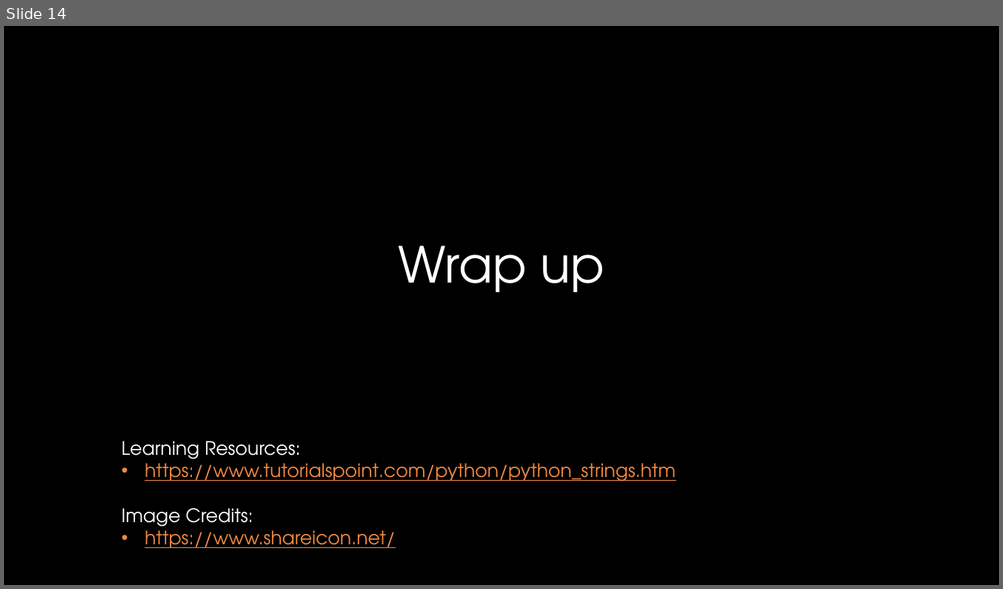
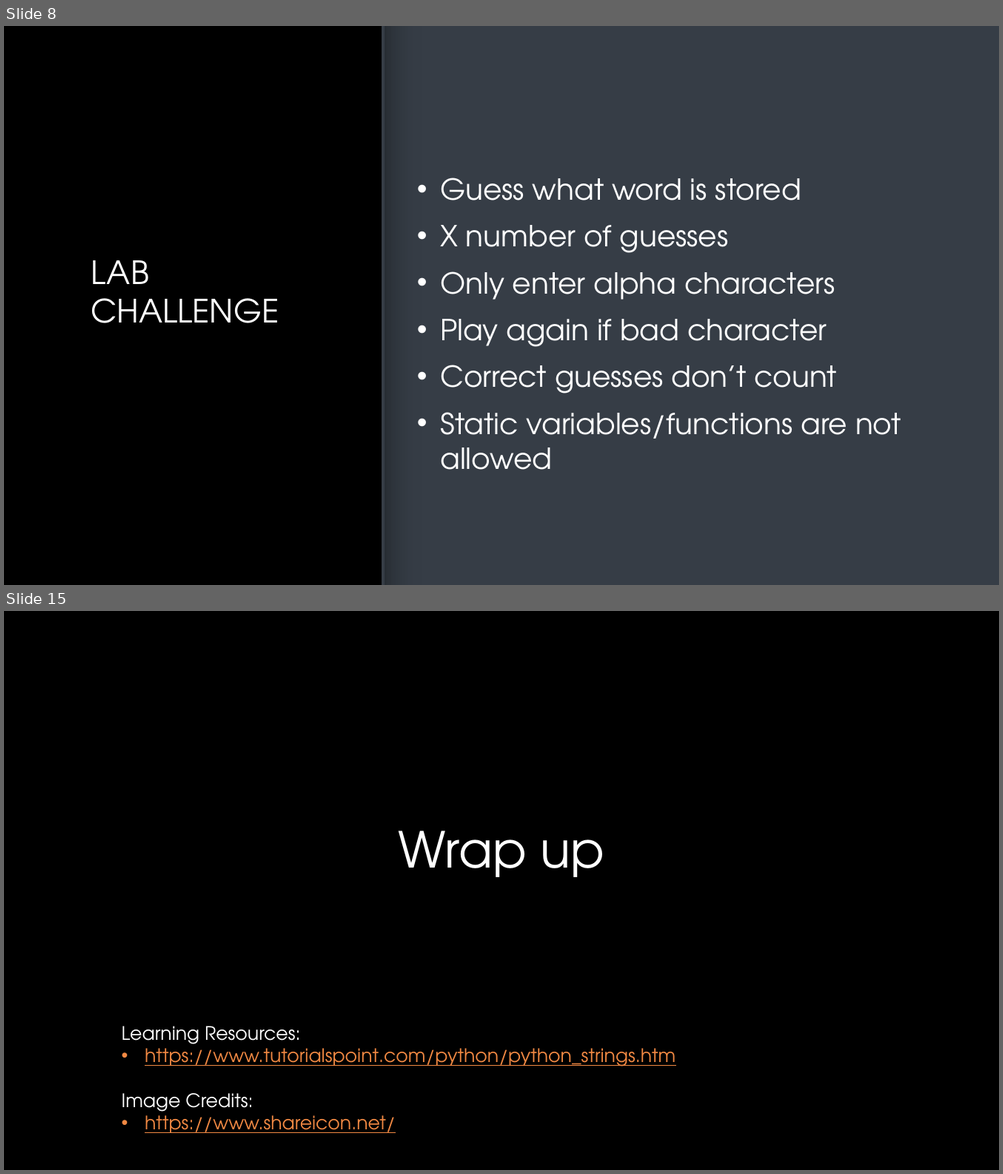
Before and after one commit to CSUMBPelicanCollective/CST205, a slide deck: howe_d_labs/lab10/lab10-presentation_howe_d.pptx. Shown one above the other, each under a label of ours: slide 14 before the commit, slides 8 and 15 after it; the slides between them are not shown. The pictures are 1003x589 and 1003x1174 pixels, drawn with LibreOffice and Linux fonts; fonts in the diff are those of the drawing; background and template pictures are left out. Boxes give left, top, right and bottom in pixels: in the first picture for what was removed or moved away, otherwise in the second. Text is boxed around its words. In the diff, an @@ line names an element or a change of style, - is before the commit and + after.

```diff
--- a/howe_d_labs/lab10/lab10-presentation_howe_d.pptx
+++ b/howe_d_labs/lab10/lab10-presentation_howe_d.pptx
@@ slide 8 added at bbox=[4, 26, 999, 585], background picture (left out) @@
@@ rectangle added at bbox=[382, 26, 999, 585], fill #363D46 @@
@@ rectangle added at bbox=[383, 26, 421, 585], fill gradient #363D46 to #282E35 @@
@@ line added from (383, 26) to (383, 585), #282E35 3 pt @@
@@ text added at bbox=[440, 178, 901, 470], 28 pt, text gradient #FFFFFF to #BFBFBF @@
+• Guess what word is stored
+• X number of guesses
+• Only enter alpha characters
+• Play again if bad character
+• Correct guesses don’t count
+• Static variables/functions are not allowed
@@ title added at bbox=[91, 261, 279, 323], 31 pt, text gradient #FFFFFF to #A6A6A6 @@
+LAB
+CHALLENGE
@@ what was slide 14 is now slide 15 @@
```
Also in this commit, not shown: 9 slides changed, 4 other slides added, 4 slides removed, 2 other files.
